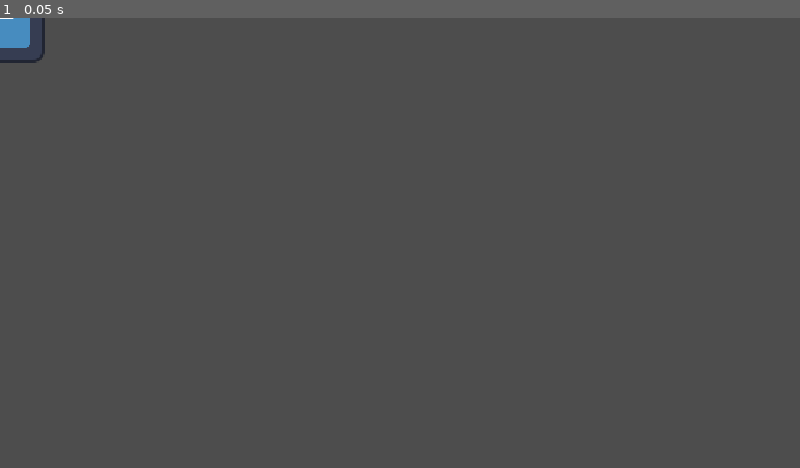
Above: before the commit, frame 1.
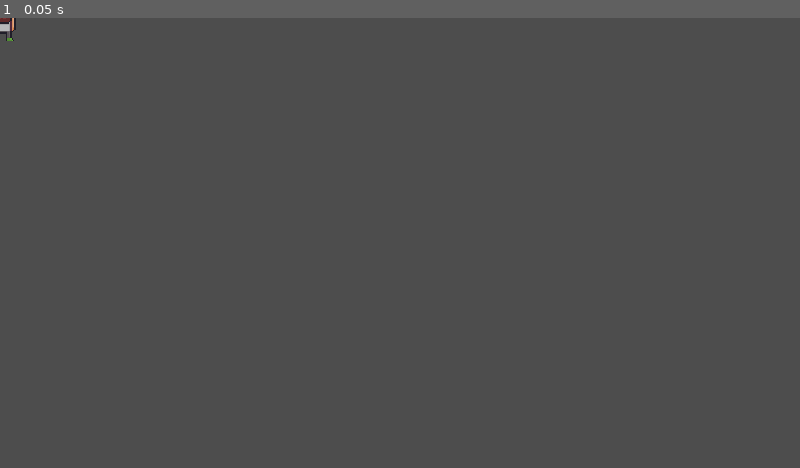
Above: after the commit, the same moment.

Repository: shi-reker/project-skinwalker
Game: Godot game, scene res://Scenes/world.tscn
Same seed, same stepped clock (60 frames per second), same inputs: the game is played once before the commit and once after it. The engine's default icon, where the game draws it, is replaced by a stand-in: a white triangle on a blue panel in a dark square.
Inputs:
- Up to frame 1 (0.05 s): no input

The runs differ from the first frame. In frame 1, 0.3% of the frame differs, in the area x 0-6%, y 0-10%.
Error before the commit: Invalid access to property or key 'switch_state' on a base object of type 'Nil'. (res://Scripts/StateMachines/stalker_state_machine.gd:22)
Error after the commit: Invalid access to property or key 'SEARCHING' on a base object of type 'Dictionary[int, ActorState]'. (res://Scripts/StateMachines/stalker_state_machine.gd:33)

Commit message:
stalker detection area

Diff:
--- /dev/null
+++ b/Resources/Stalker/stalker_def_res.tres
@@ -0,0 +1,20 @@
+[gd_resource type="Resource" script_class="StalkerDefinition" format=3 uid="uid://dx8babm5185dg"]
+
+[ext_resource type="Resource" uid="uid://hina2awdsamx" path="res://Resources/Stalker/stalker_behaviour_res.tres" id="1_gy8r0"]
+[ext_resource type="Resource" uid="uid://xfkqgqvseiba" path="res://Resources/Stalker/stalker_visison_res.tres" id="2_8jix2"]
+[ext_resource type="Resource" uid="uid://llueu4l0gfsh" path="res://Resources/Stalker/stalker_speak_res.tres" id="3_bqt6c"]
+[ext_resource type="Script" uid="uid://c5kiv4arqwtk5" path="res://Scripts/Resources/hint_definition.gd" id="4_xufnp"]
+[ext_resource type="Resource" uid="uid://cwfq3hn8rp6by" path="res://Resources/Stalker/stalker_move_res.tres" id="5_eyvwl"]
+[ext_resource type="Script" uid="uid://delju8d2wul1h" path="res://Scripts/Resources/stalker_definition.gd" id="6_e2lhn"]
+[ext_resource type="Texture2D" uid="uid://dns6852cy5aid" path="res://Assets/Visuals/placeholder person.png" id="7_khubr"]
+
+[resource]
+script = ExtResource("6_e2lhn")
+initial_hints = Array[ExtResource("4_xufnp")]([null])
+detection_definition = ExtResource("2_8jix2")
+display_name = "stalker"
+behavior_definition = ExtResource("1_gy8r0")
+movement_definition = ExtResource("5_eyvwl")
+dialogue_definition = ExtResource("3_bqt6c")
+texture = ExtResource("7_khubr")
+metadata/_custom_type_script = "uid://delju8d2wul1h"
--- a/Resources/stalker_def_res.tres
+++ /dev/null
@@ -1,20 +0,0 @@
-[gd_resource type="Resource" script_class="StalkerDefinition" format=3 uid="uid://dx8babm5185dg"]
-
-[ext_resource type="Script" uid="uid://c5kiv4arqwtk5" path="res://Scripts/Resources/hint_definition.gd" id="1_co3wr"]
-[ext_resource type="Resource" uid="uid://hina2awdsamx" path="res://Resources/stalker_behaviour_res.tres" id="1_x54en"]
-[ext_resource type="Script" uid="uid://delju8d2wul1h" path="res://Scripts/Resources/stalker_definition.gd" id="2_72s8d"]
-[ext_resource type="Resource" uid="uid://xfkqgqvseiba" path="res://Resources/stalker_visison_res.tres" id="2_nmse5"]
-[ext_resource type="Resource" uid="uid://llueu4l0gfsh" path="res://Resources/stalker_speak_res.tres" id="3_m06j2"]
-[ext_resource type="Resource" uid="uid://cwfq3hn8rp6by" path="res://Resources/stalker_move_res.tres" id="5_ns42y"]
-[ext_resource type="Texture2D" uid="uid://c0leypun80rl1" path="res://Resources/icon.svg" id="7_yxtb0"]
-
-[resource]
-script = ExtResource("2_72s8d")
-initial_hints = Array[ExtResource("1_co3wr")]([null])
-detection_definition = ExtResource("2_nmse5")
-display_name = "stalker"
-behavior_definition = ExtResource("1_x54en")
-movement_definition = ExtResource("5_ns42y")
-dialogue_definition = ExtResource("3_m06j2")
-texture = ExtResource("7_yxtb0")
-metadata/_custom_type_script = "uid://delju8d2wul1h"
--- a/Scenes/Actors/stalker.tscn
+++ b/Scenes/Actors/stalker.tscn
@@ -2,7 +2,7 @@
 
 [ext_resource type="Script" uid="uid://dpd327mb0owd0" path="res://Scripts/Actors/stalker.gd" id="1_stalker"]
 [ext_resource type="Script" uid="uid://vc0g7sdmcnqh" path="res://Scripts/Components/movement_component.gd" id="2_movement"]
-[ext_resource type="Resource" uid="uid://dx8babm5185dg" path="res://Resources/stalker_def_res.tres" id="2_vjcrc"]
+[ext_resource type="Resource" uid="uid://dx8babm5185dg" path="res://Resources/Stalker/stalker_def_res.tres" id="2_vjcrc"]
 [ext_resource type="Script" uid="uid://b3ta2kaj6e5hc" path="res://Scripts/Components/raycast_detection_component.gd" id="3_detection"]
 [ext_resource type="Script" uid="uid://drowikn1xgjix" path="res://Scripts/StateMachines/stalker_state_machine.gd" id="4_state_machine"]
 [ext_resource type="Script" uid="uid://bcihkuoicmlyu" path="res://Scripts/StateMachines/StalkerStates/searching_state.gd" id="6_2h22a"]
@@ -13,10 +13,14 @@
 
 [sub_resource type="CapsuleShape2D" id="CapsuleShape2D_y8knx"]
 
-[node name="Stalker" type="CharacterBody2D" unique_id=1888125872 node_paths=PackedStringArray("sprite")]
+[sub_resource type="CircleShape2D" id="CircleShape2D_y8knx"]
+radius = 210.0
+
+[node name="Stalker" type="CharacterBody2D" unique_id=1888125872 node_paths=PackedStringArray("sprite", "detectionRange")]
 script = ExtResource("1_stalker")
 stalker_definition = ExtResource("2_vjcrc")
-sprite = NodePath("Sprite2D")
+sprite = NodePath("CollisionShape2D/Sprite2D")
+detectionRange = NodePath("DetectionRange")
 
 [node name="Components" type="Node" parent="." unique_id=2030690801]
 
@@ -28,8 +32,13 @@
 
 [node name="SightRay" type="RayCast2D" parent="Components/RaycastDetectionComponent" unique_id=269243962]
 
-[node name="StateMachine" type="Node" parent="." unique_id=1892398123]
+[node name="StateMachine" type="Node" parent="." unique_id=1892398123 node_paths=PackedStringArray("searchingState", "investigateState", "pursuitState", "surveilState", "lostState")]
 script = ExtResource("4_state_machine")
+searchingState = NodePath("SearchState")
+investigateState = NodePath("InvestigateState")
+pursuitState = NodePath("PursuitState")
+surveilState = NodePath("SurveilState")
+lostState = NodePath("LostState")
 
 [node name="SearchState" type="Node" parent="StateMachine" unique_id=60467817]
 script = ExtResource("6_2h22a")
@@ -49,4 +58,12 @@
 [node name="CollisionShape2D" type="CollisionShape2D" parent="." unique_id=1447720503]
 shape = SubResource("CapsuleShape2D_y8knx")
 
-[node name="Sprite2D" type="Sprite2D" parent="." unique_id=1579276551]
+[node name="Sprite2D" type="Sprite2D" parent="CollisionShape2D" unique_id=1579276551]
+
+[node name="DetectionRange" type="Area2D" parent="." unique_id=1422627456]
+
+[node name="DetectionShape" type="CollisionShape2D" parent="DetectionRange" unique_id=1981717923]
+shape = SubResource("CircleShape2D_y8knx")
+
+[connection signal="body_entered" from="DetectionRange" to="." method="_on_detection_range_entered"]
+[connection signal="body_exited" from="DetectionRange" to="." method="_on_detection_range_exited"]
--- a/Scripts/Actors/stalker.gd
+++ b/Scripts/Actors/stalker.gd
@@ -8,6 +8,17 @@
 @export var known_hints: Array[HintDefinition] = []
 @export var deployed_detection_systems: Array[DetectionSystem] = []
 @export var sprite:Sprite2D
+@export var detectionRange:Area2D
 
 func _ready() -> void:
 	sprite.texture = stalker_definition.texture
+	sprite.scale = Vector2(0.1, 0.1)
+
+func _physics_process(delta: float) -> void:
+	state_machine.update_current_state(delta)
+
+func _on_detection_range_entered(area: Area2D) -> void:
+	pass # Replace with function body.
+
+func _on_detection_range_exited(body: Node2D) -> void:
+	state_machine.change_state(state_machine.stateTable[state_machine.State.TARGET_LOST])
--- a/Scripts/StateMachines/stalker_state_machine.gd
+++ b/Scripts/StateMachines/stalker_state_machine.gd
@@ -9,21 +9,28 @@
 	TARGET_LOST,
 }
 
+@export var searchingState:SearchingState
+@export var investigateState:InvestigateState
 @export var pursuitState:PursuitState
-@export var investigateState:InvestigateState
 @export var surveilState:SurveilState
-@export var searchingState:SearchingState
 @export var lostState:LostState
 
 @export var initial_state: State = State.SEARCHING
 var current_state_id: State = State.SEARCHING
 
+var stateTable:Dictionary[State, ActorState]
+
 func _ready() -> void:
-	pursuitState.switch_state.connect(change_state)
-	investigateState.switch_state.connect(change_state)
-	surveilState.switch_state.connect(change_state)
-	searchingState.switch_state.connect(change_state)
-	lostState.switch_state.connect(change_state)
+	stateTable = {
+		State.SEARCHING: searchingState,
+		State.INVESTIGATING_HINT: investigateState,
+		State.PURSUING: pursuitState,
+		State.DEPLOYING_SURVEILLANCE: surveilState,
+		State.TARGET_LOST: lostState,
+	}
+
+	for state in State:
+		stateTable[state].switch_state.connect(change_state)
 
 func update_current_state(delta: float) -> void:
 	current_state.update_state(delta)
--- a/Scripts/StateMachines/state_machine.gd
+++ b/Scripts/StateMachines/state_machine.gd
@@ -5,7 +5,8 @@
 @export var available_states: Array[ActorState] = []
 
 func change_state(next_state: ActorState) -> void:
-	pass
+	if next_state == current_state:
+		return
 
 func update_current_state(delta: float) -> void:
 	pass
Binary file added: Assets/Visuals/placeholder person.png
Not shown, added: Assets/Visuals/placeholder person.png.import
Renamed: Resources/player_moveDef.tres -> Resources/Player/player_moveDef.tres
Renamed: Resources/stalker_behaviour_res.tres -> Resources/Stalker/stalker_behaviour_res.tres
Renamed: Resources/stalker_move_res.tres -> Resources/Stalker/stalker_move_res.tres
Renamed: Resources/stalker_speak_res.tres -> Resources/Stalker/stalker_speak_res.tres
Renamed: Resources/stalker_visison_res.tres -> Resources/Stalker/stalker_visison_res.tres
